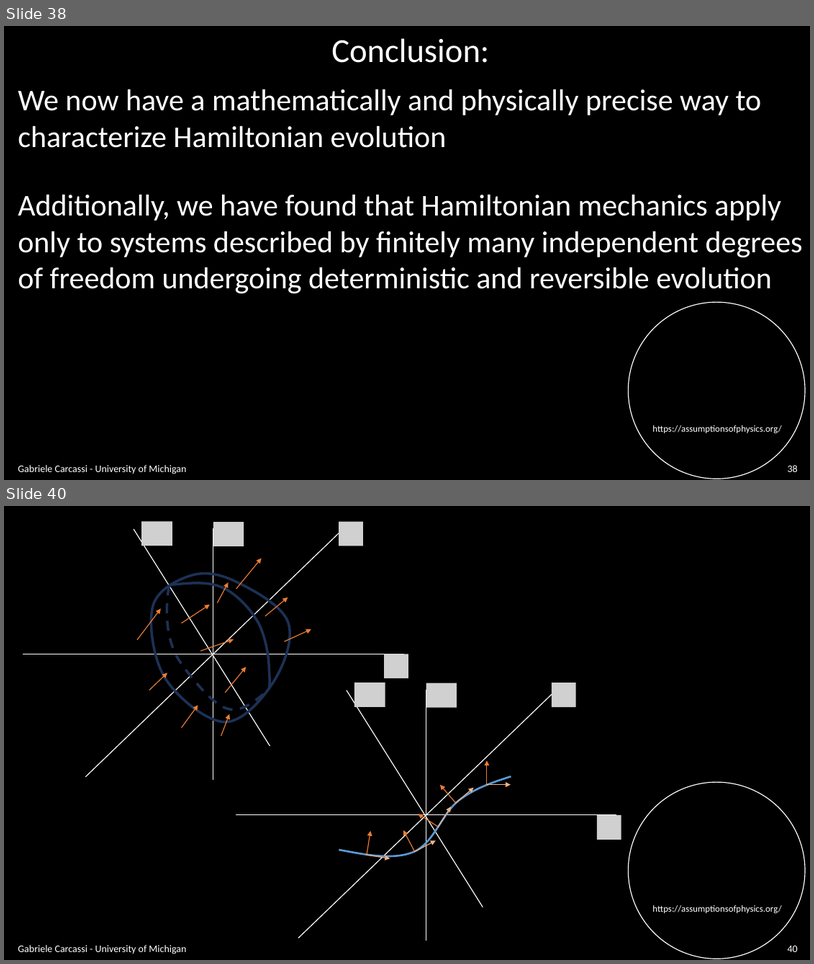
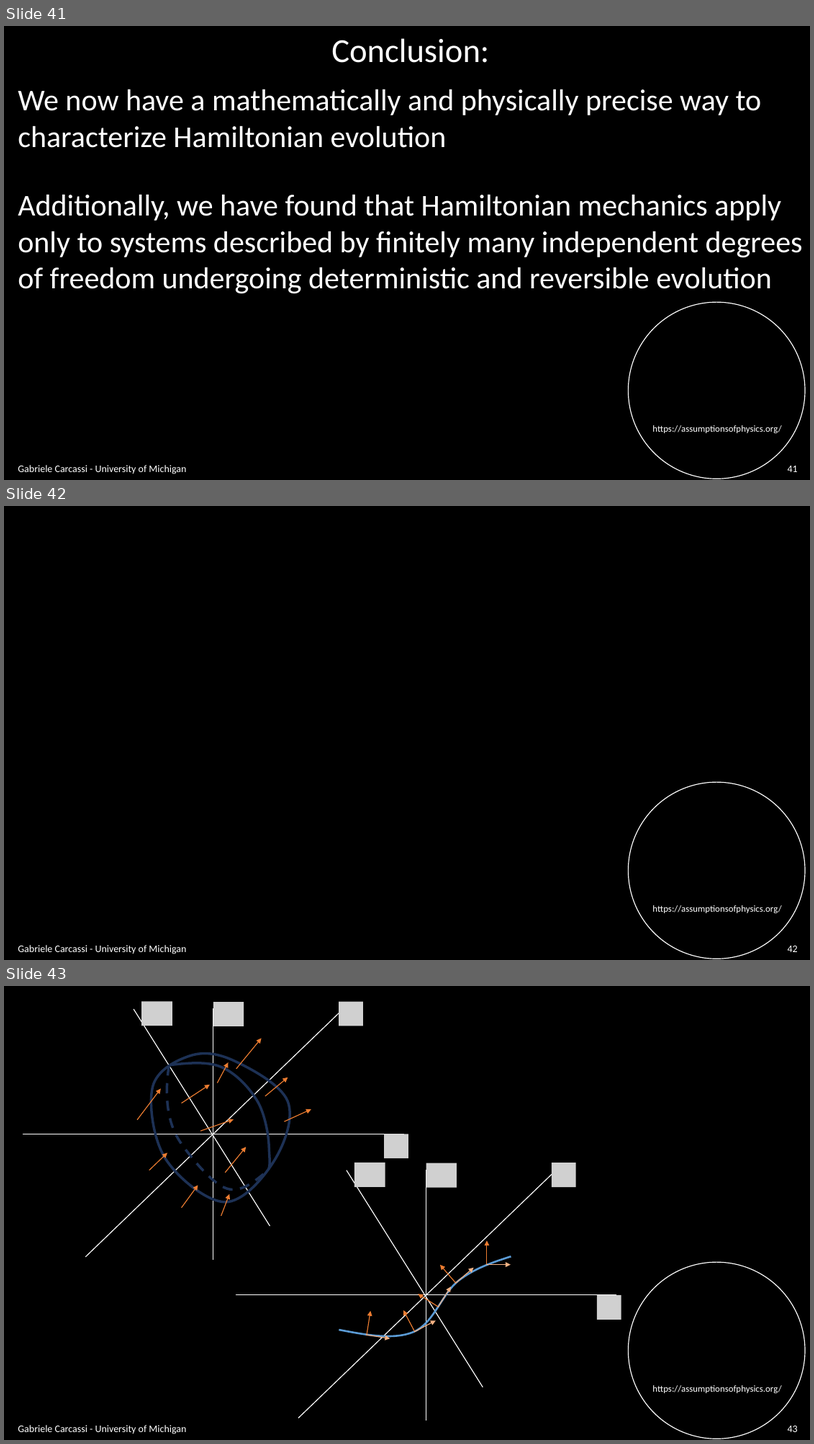
Before and after one commit to assumptionsofphysics/slides, a slide deck: BookCompanions-v2/RP-Class-4.pptx. Shown one above the other, each under a label of ours: slides 38 and 40 before the commit, slides 41, 42 and 43 after it; the slides between them are not shown. The pictures are 814x964 and 814x1444 pixels, drawn with LibreOffice and Linux fonts; fonts in the diff are those of the drawing; grey boxes stand for pictures; background and template pictures are left out. Boxes give left, top, right and bottom in pixels: in the first picture for what was removed or moved away, otherwise in the second. Text is boxed around its words. In the diff, an @@ line names an element or a change of style, - is before the commit and + after.

```diff
--- a/BookCompanions-v2/RP-Class-4.pptx
+++ b/BookCompanions-v2/RP-Class-4.pptx
@@ slide 42 added at <box>4,506,810,960</box>, background #000000; not listed: 2 template elements that a slide beside it also shows @@
@@ text added at <box>18,944,186,954</box>, 12 pt, text #FFFFFF @@
+Gabriele Carcassi - University of Michigan
@@ page number added at <box>788,945,798,952</box>, 12 pt, text #FFFFFF @@
+42
@@ what was slide 38 is now slide 41 @@
@@ page number at <box>788,465,798,472</box>: text changed @@
-38
+41
@@ what was slide 40 is now slide 43 @@
@@ page number at <box>788,1425,798,1432</box>: text changed @@
-40
+43
```
Also in this commit, not shown: 5 slides changed, 2 other slides added.
